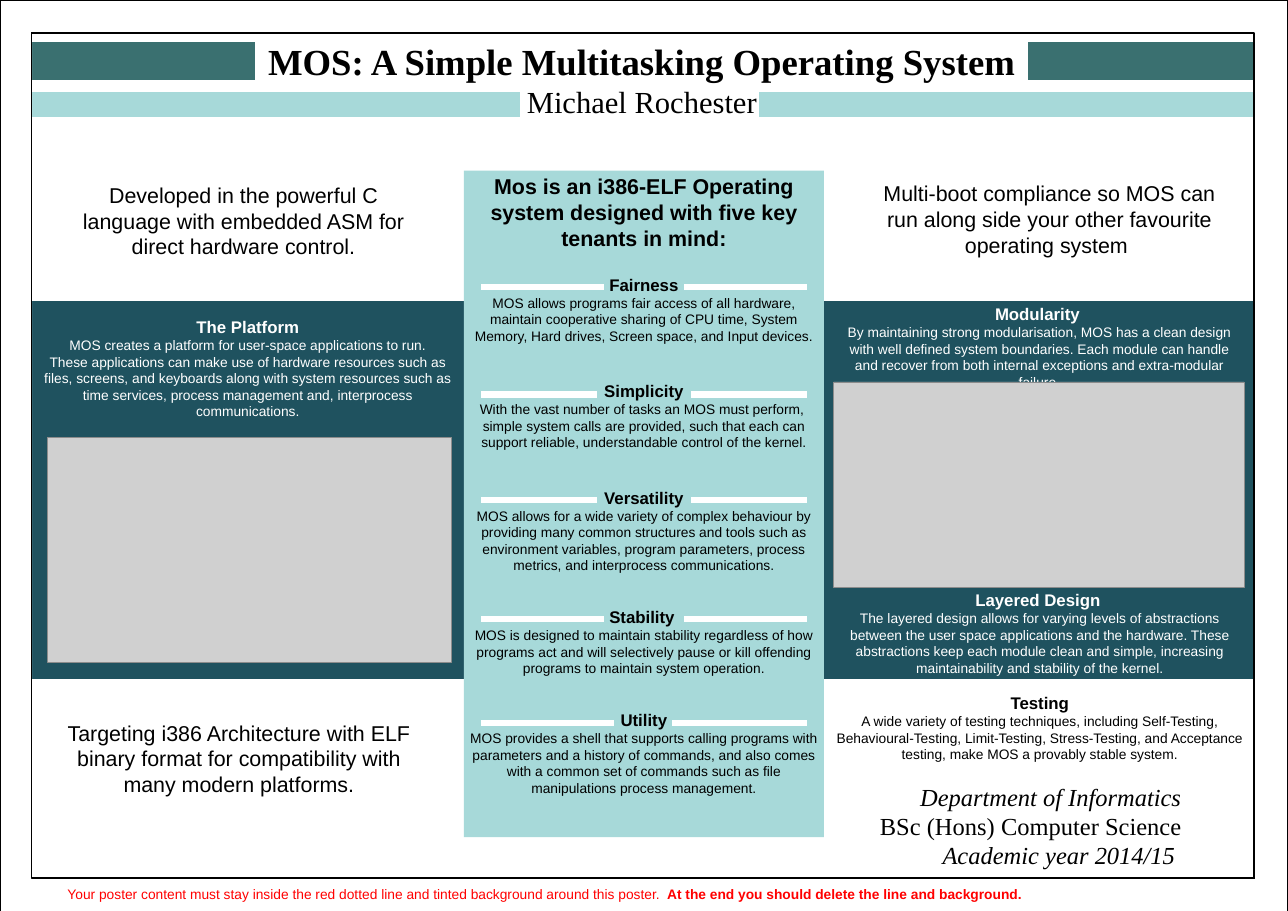
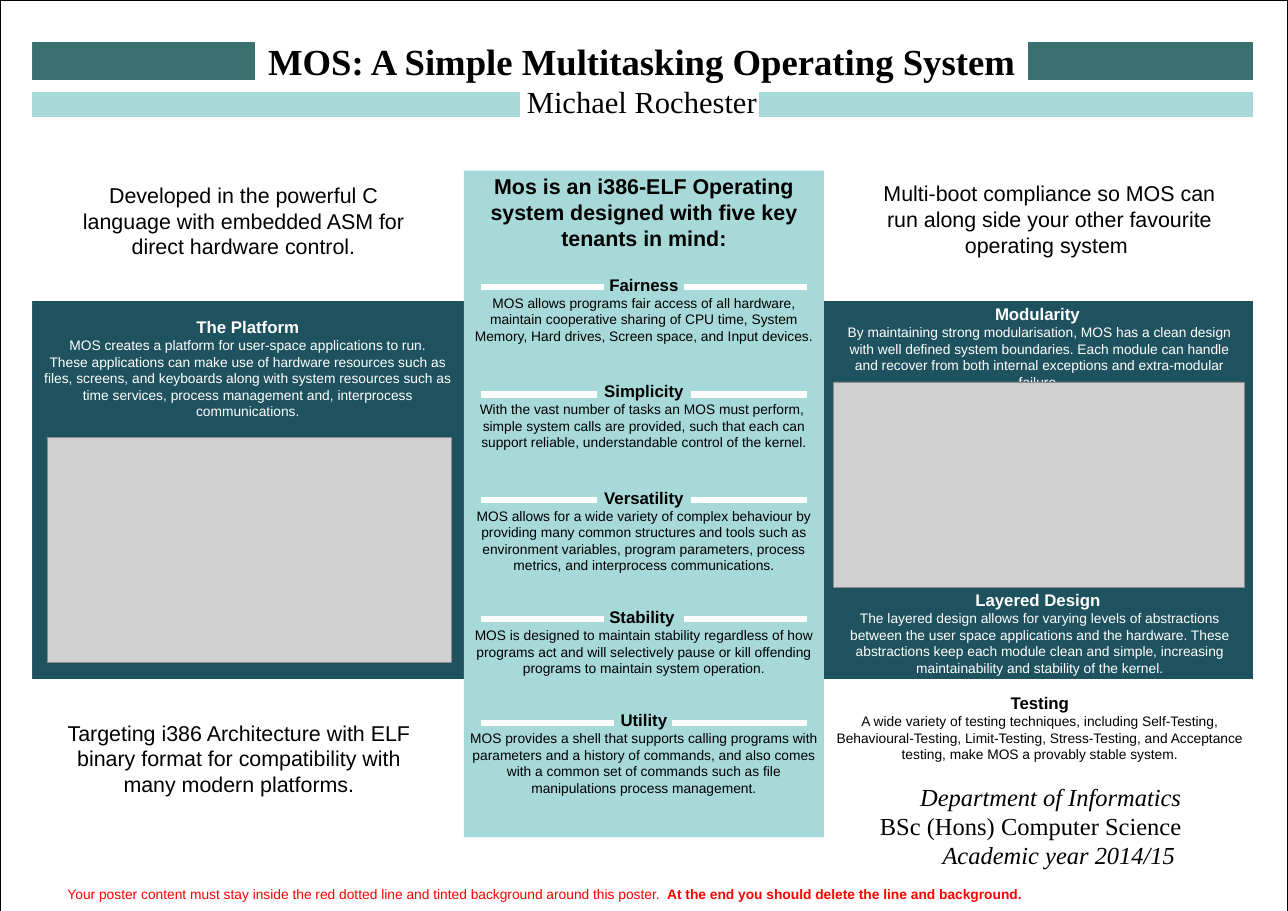
Before and after one commit to code-forger/mos, a slide deck: slide 1 of Poster/Poster.odp. Drawn at 1288x911 pixels with LibreOffice and Linux fonts; fonts in the diff are those of the drawing; grey boxes stand for pictures. Boxes give left, top, right and bottom in pixels: in the first picture for what was removed or moved away, otherwise in the second. Text is boxed around its words. In the diff, an @@ line names an element or a change of style, - is before the commit and + after.

```diff
--- a/Poster/Poster.odp
+++ b/Poster/Poster.odp
@@ rectangle at bbox=[31, 32, 1254, 878]: outline #000000 2.49 pt to #FFFFFF 2.49 pt @@
```
Also in this commit, not shown: 35 other files.
